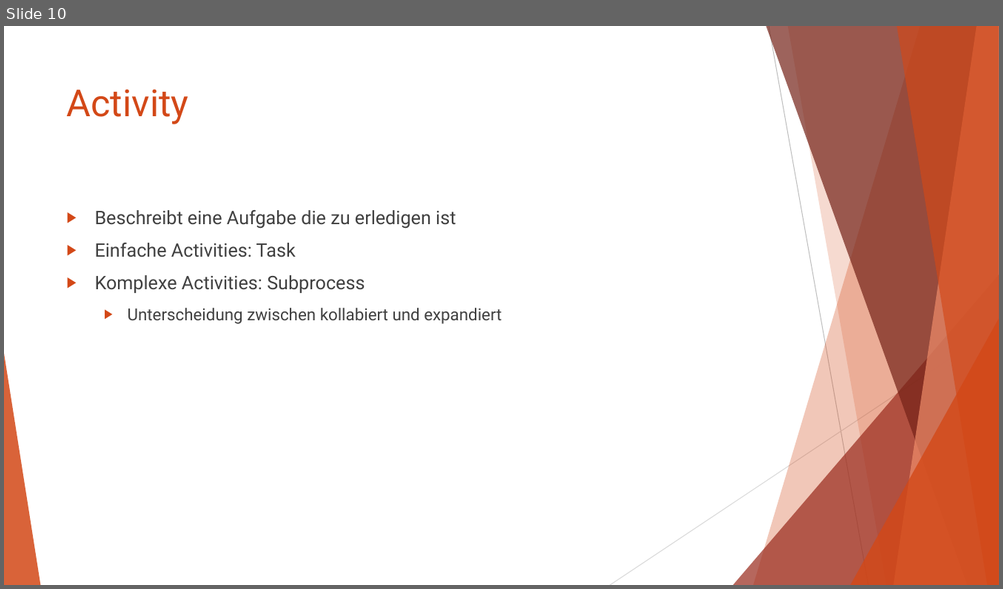
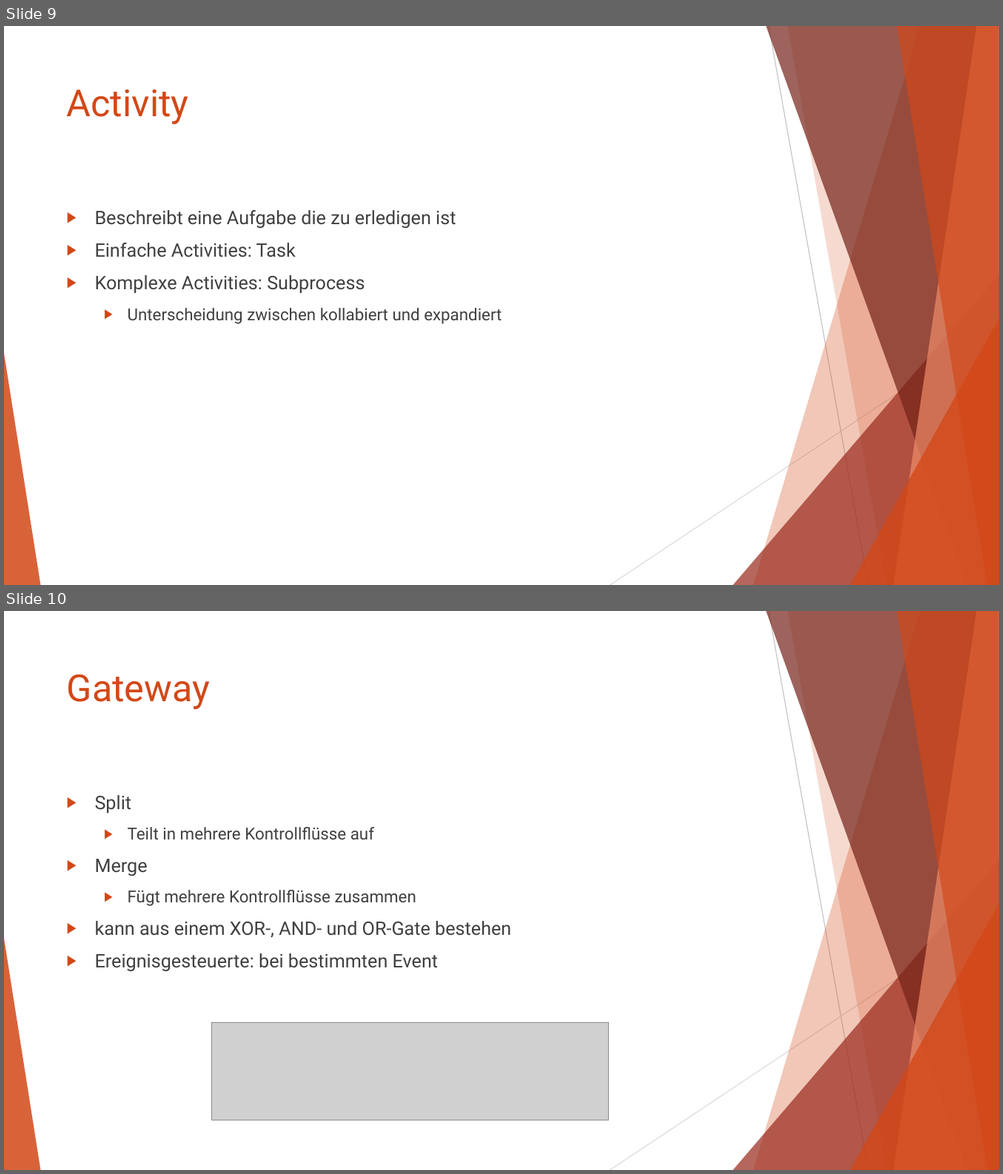
Before and after one commit to AlexanderSchallmeiner/Verhaltensdiagramme, a slide deck: BPMN.pptx. Shown one above the other, each under a label of ours: slide 10 before the commit, slides 9 and 10 after it. The pictures are 1003x589 and 1003x1174 pixels, drawn with LibreOffice and Linux fonts; fonts in the diff are those of the drawing; grey boxes stand for pictures. Boxes give left, top, right and bottom in pixels: in the first picture for what was removed or moved away, otherwise in the second. Text is boxed around its words. In the diff, an @@ line names an element or a change of style, - is before the commit and + after.

```diff
--- a/BPMN.pptx
+++ b/BPMN.pptx
@@ slide 10 added at (4, 611, 999, 1170), background #FFFFFF; not listed: 10 template elements that a slide beside it also shows @@
@@ title added at (67, 674, 210, 709), 36 pt, text #D34817 @@
+Gateway
@@ text added at (95, 795, 511, 972), 18 pt, text #404040 @@
+▶ Split
+  ▶ Teilt in mehrere Kontrollflüsse auf
+▶ Merge
+  ▶ Fügt mehrere Kontrollflüsse zusammen
+▶ kann aus einem XOR-, AND- und OR-Gate bestehen
+▶ Ereignisgesteuerte: bei bestimmten Event
@@ picture added at (211, 1023, 609, 1121) @@
@@ what was slide 10 is now slide 9 @@
```
Also in this commit, not shown: 1 slide changed, 6 other slides added.
